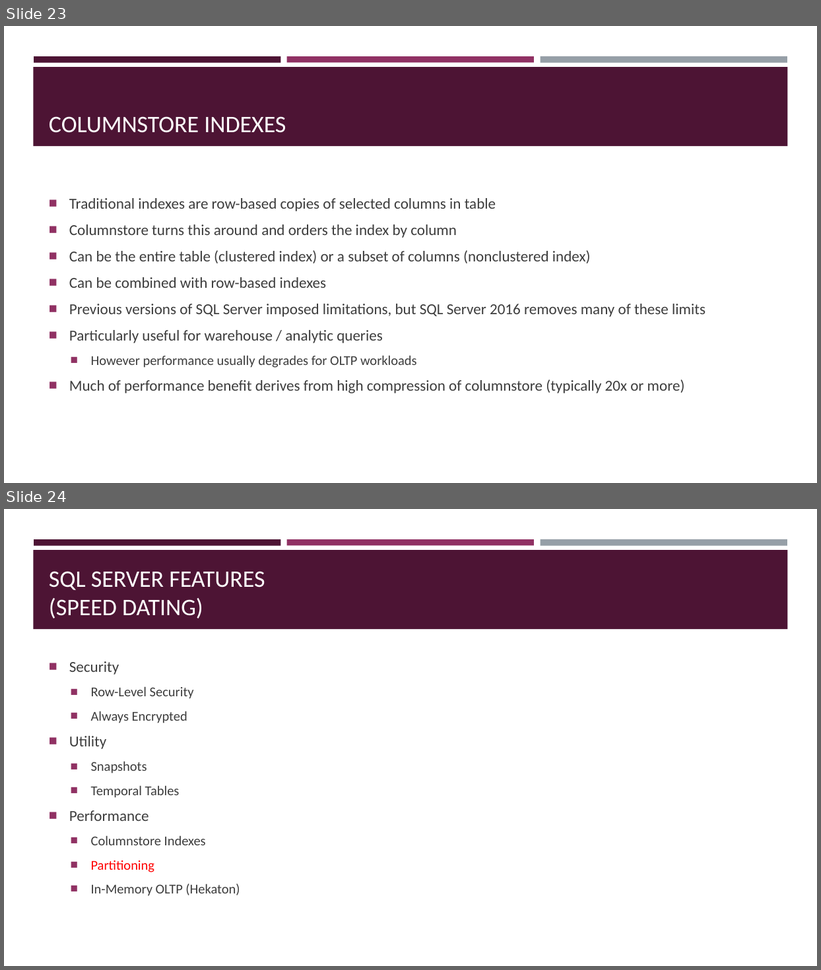
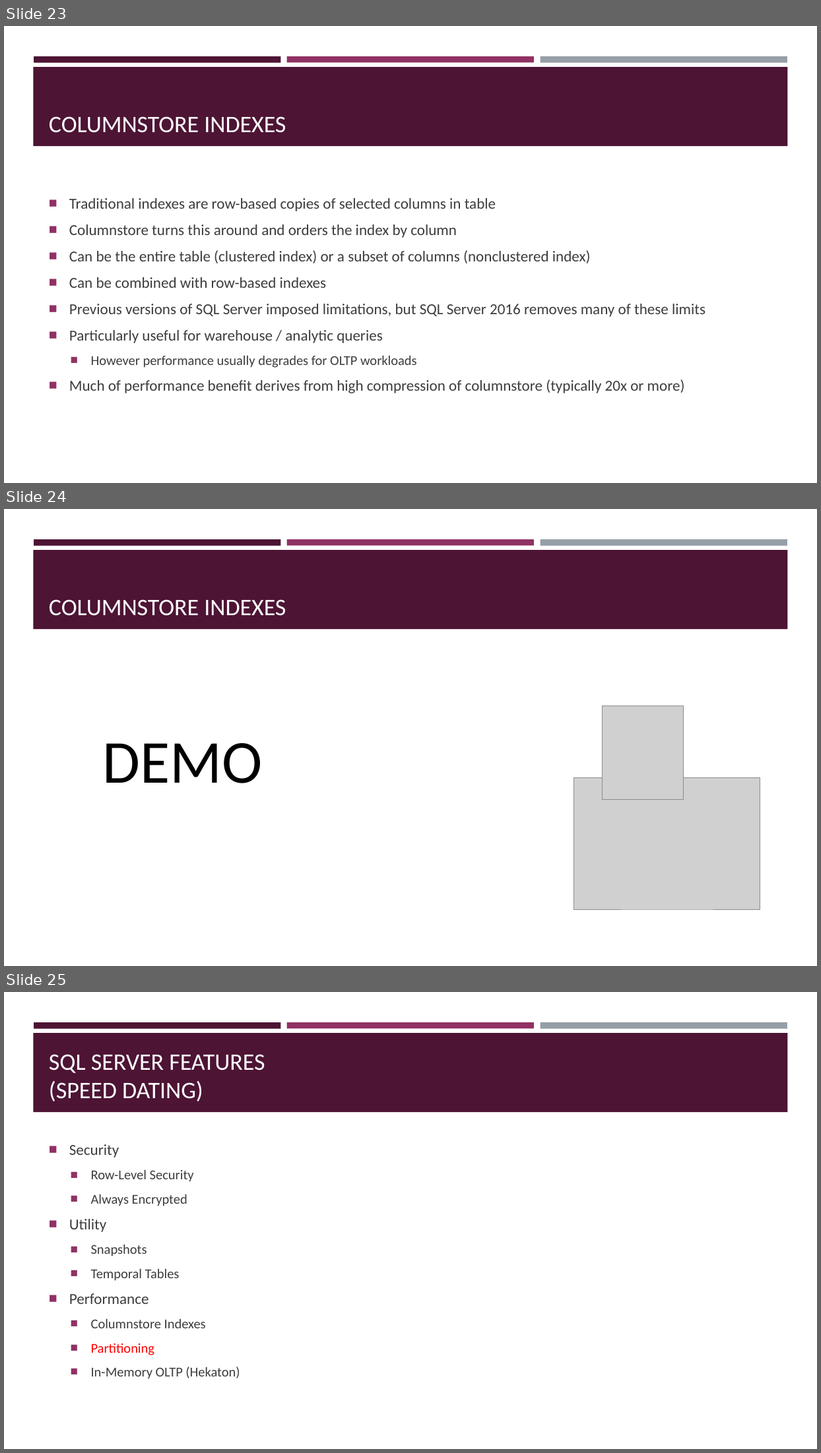
Before and after one commit to sqltran/SevenAwesomeSQLFeatures, a slide deck: AwesomeFreeSQLServerFeatures.pptx. Shown one above the other, each under a label of ours: slides 23 and 24 before the commit, slides 23, 24 and 25 after it. The pictures are 821x970 and 821x1453 pixels, drawn with LibreOffice and Linux fonts; fonts in the diff are those of the drawing; grey boxes stand for pictures. Boxes give left, top, right and bottom in pixels: in the first picture for what was removed or moved away, otherwise in the second. Text is boxed around its words. In the diff, an @@ line names an element or a change of style, - is before the commit and + after.

```diff
--- a/AwesomeFreeSQLServerFeatures.pptx
+++ b/AwesomeFreeSQLServerFeatures.pptx
@@ slide 24 added at bbox=[4, 509, 817, 966], background #FFFFFF; not listed: 4 template elements that a slide beside it also shows @@
@@ title added at bbox=[49, 599, 286, 616], 28 pt, text #FFFFFF @@
+COLUMNSTORE INDEXES
@@ picture added at bbox=[603, 706, 684, 800] @@
@@ text added at bbox=[103, 743, 263, 784], 72 pt, text #000000 @@
+DEMO
@@ picture added at bbox=[574, 778, 760, 910] @@
@@ what was slide 24 is now slide 25 @@
```
Also in this commit, not shown: 5 other slides added, 1 other file.
